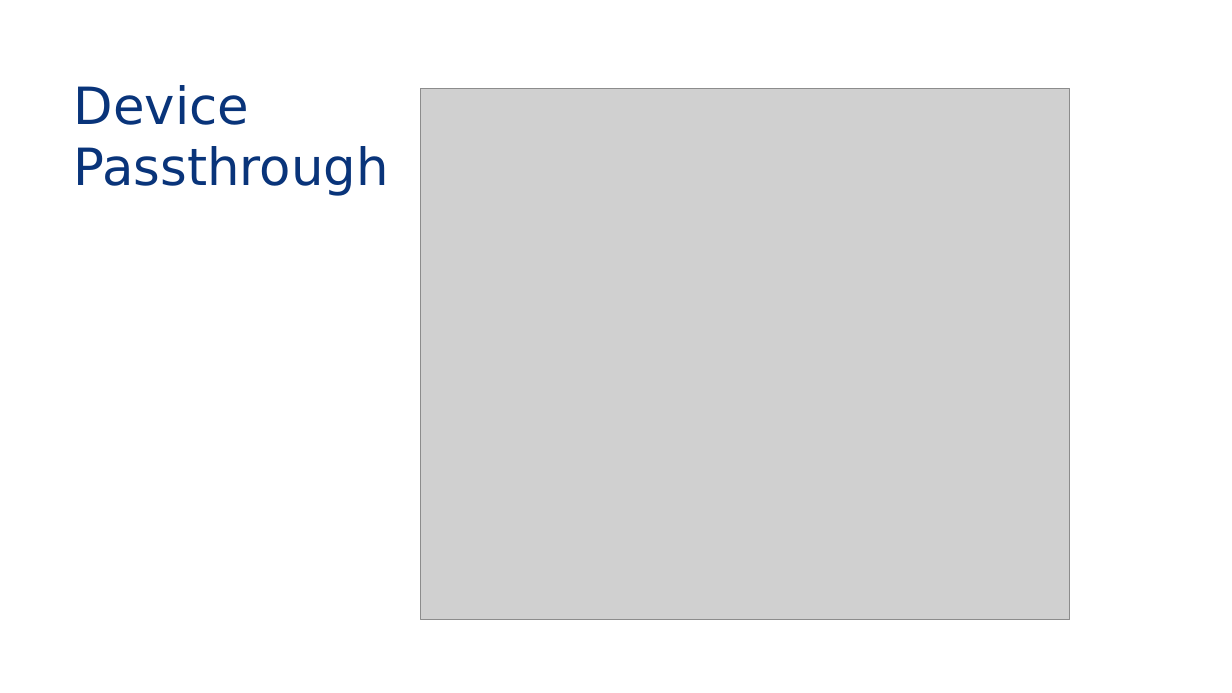
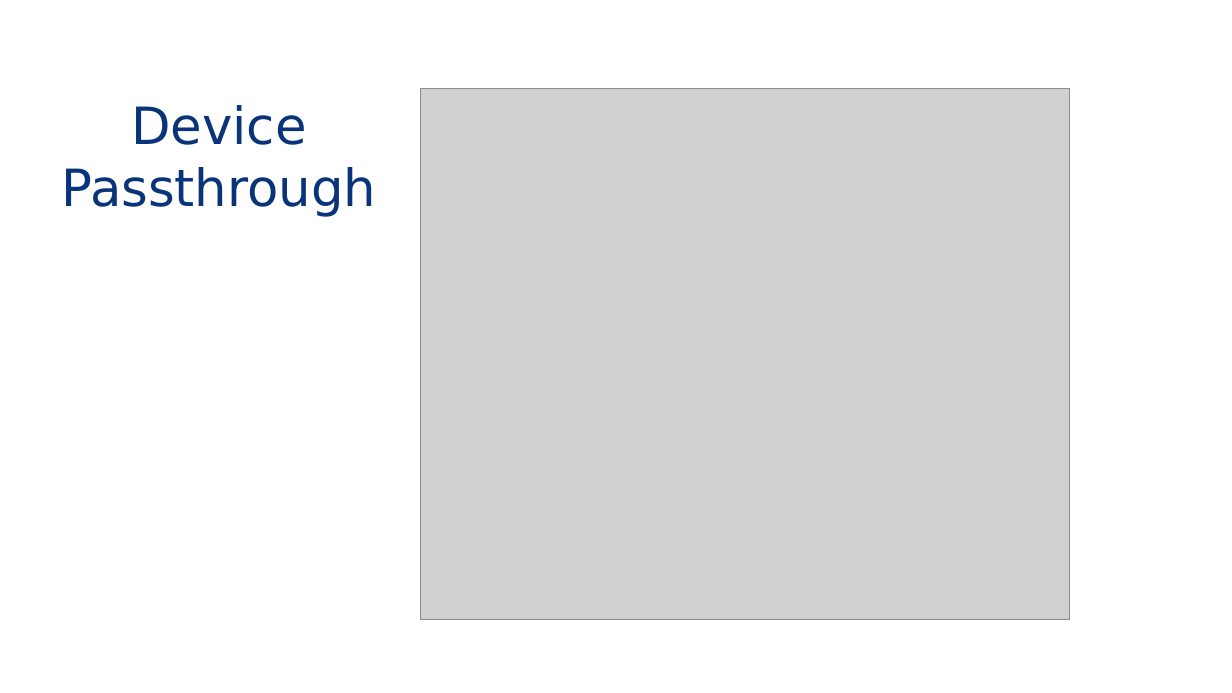
Before and after one commit to eddie-c-davis/cs-advos, a slide deck: slide 4 of presentations/Bridging.pptx. Drawn at 1232x693 pixels with LibreOffice and Linux fonts; fonts in the diff are those of the drawing; grey boxes stand for pictures; background and template pictures are left out. Boxes give left, top, right and bottom in pixels: in the first picture for what was removed or moved away, otherwise in the second. Text is boxed around its words. In the diff, an @@ line names an element or a change of style, - is before the commit and + after.

```diff
--- a/presentations/Bridging.pptx
+++ b/presentations/Bridging.pptx
@@ title "Device Passthrough": place and size @@
-title "Device Passthrough" at <box>74,85,389,196</box>
+title "Device Passthrough" at <box>62,105,377,217</box>
@@ title "Device Passthrough" at <box>62,105,377,217</box>: alignment left to centre @@
```
Also in this commit, not shown: 5 other slides changed, 7 slides added.
